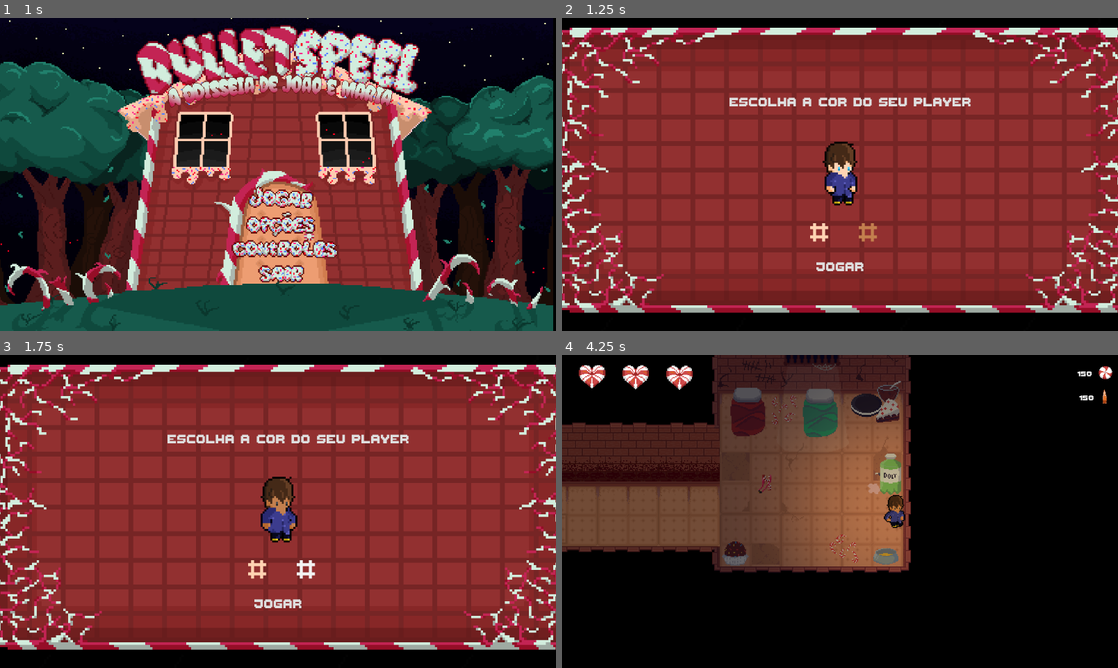
Above: before the commit, frames 1-4 (two rows, left to right).
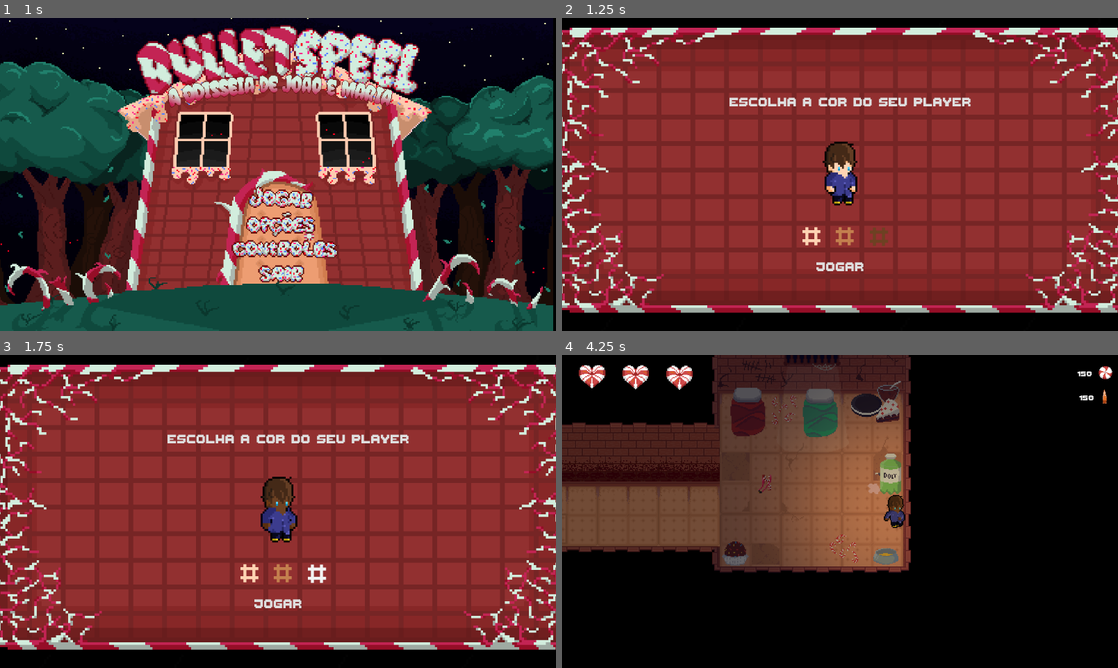
Above: after the commit, the same moments.

Repository: mtab-dev/bulletspeel
Game: Godot game, scene res://scenes/levels/main_menu.tscn
Same seed, same stepped clock (60 frames per second), same inputs: the game is played once before the commit and once after it. Sound files missing from this copy of the repository are replaced by a short silence.
Inputs (mouse positions are in pixels of both pictures, inside the frame that each line leads up to):
- Up to frame 1 (1 s): click (283, 193) at 0.5 s
- Up to frame 2 (1.25 s): no input
- Up to frame 3 (1.75 s): click "#" at 1.25 s
- Up to frame 4 (4.25 s): click "JOGAR" at 2 s; click "APERTE AQUI PARA PULAR" at 2.75 s; move the mouse to (962, 495) at 3.52 s; hold D (right) from 3.53 s (still down); click (962, 495) at 3.67 s

Frame 1 is identical in both runs. In frame 2, 0.5% of the frame differs, in the area x 43-59%, y 65-73%; in frame 3, 0.7%, in the area x 43-59%, y 45-73%; in frame 4, less than 0.1%.

Commit message:
feat: black player addition

Diff:
--- a/project.godot
+++ b/project.godot
@@ -27,7 +27,7 @@
 
 [display]
 
-window/size/mode=2
+window/size/mode=3
 window/size/resizable=false
 window/stretch/mode="viewport"
 
--- a/scenes/player/player.tscn
+++ b/scenes/player/player.tscn
@@ -1,52 +1,93 @@
-[gd_scene load_steps=89 format=3 uid="uid://ixll8salrlv2"]
+[gd_scene load_steps=130 format=3 uid="uid://ixll8salrlv2"]
 
 [ext_resource type="Script" path="res://scripts/player.gd" id="1_qne2s"]
 [ext_resource type="Texture2D" uid="uid://2pw1ydkhu3jl" path="res://sprites/player/jaomoreno/jaoMortin/jaomorreno1.png" id="2_agyhs"]
+[ext_resource type="Texture2D" uid="uid://c41p2iha1bcjm" path="res://sprites/player/jaopreto/jaoMortin/jaomorreno1.png" id="2_qrcdv"]
 [ext_resource type="Texture2D" uid="uid://bfctwe5pkp3ip" path="res://sprites/player/jaomoreno/jaoMortin/jaomorreno2.png" id="3_28062"]
+[ext_resource type="Texture2D" uid="uid://dgml64tdenitj" path="res://sprites/player/jaopreto/jaoMortin/jaomorreno2.png" id="3_ok0ak"]
+[ext_resource type="Texture2D" uid="uid://okd0igk2ab0m" path="res://sprites/player/jaopreto/jaoMortin/jaomorreno3.png" id="4_duj7o"]
 [ext_resource type="Texture2D" uid="uid://8y1fkot038bw" path="res://sprites/player/jaomoreno/jaoMortin/jaomorreno3.png" id="4_ujwue"]
+[ext_resource type="Texture2D" uid="uid://biet42ltd1xu7" path="res://sprites/player/jaopreto/jaoMortin/jaomorreno4.png" id="5_mflqk"]
 [ext_resource type="Texture2D" uid="uid://cg7e001sj3xsq" path="res://sprites/player/jaomoreno/jaoMortin/jaomorreno4.png" id="5_v8xre"]
+[ext_resource type="Texture2D" uid="uid://b3lec4psrd6o5" path="res://sprites/player/jaopreto/jaoMortin/jaomorreno5.png" id="6_gpi01"]
 [ext_resource type="Texture2D" uid="uid://cxh184eu3t4aw" path="res://sprites/player/jaomoreno/jaoMortin/jaomorreno5.png" id="6_hycqf"]
+[ext_resource type="Texture2D" uid="uid://m4l42evj5u1t" path="res://sprites/player/jaopreto/jaoMortin/jaomorreno6.png" id="7_mdwrt"]
 [ext_resource type="Texture2D" uid="uid://b7gis4maa3po8" path="res://sprites/player/jaomoreno/jaoMortin/jaomorreno6.png" id="7_u5goj"]
+[ext_resource type="Texture2D" uid="uid://k2t77sowjwwj" path="res://sprites/player/jaopreto/jaoMortin/jaomorreno7.png" id="8_ef663"]
 [ext_resource type="Texture2D" uid="uid://csioo8ner0wha" path="res://sprites/player/jaomoreno/jaoMortin/jaomorreno7.png" id="8_wmdf7"]
+[ext_resource type="Texture2D" uid="uid://bsrv0e4icon0" path="res://sprites/player/jaopreto/jaoMortin/jaomorreno8.png" id="9_cpjis"]
 [ext_resource type="Texture2D" uid="uid://bdgr65uwu5tfx" path="res://sprites/player/jaomoreno/jaoMortin/jaomorreno8.png" id="9_oy62h"]
 [ext_resource type="Texture2D" uid="uid://bobkotjm5032c" path="res://sprites/player/jaomoreno/jaoMortin/jaomorreno9.png" id="10_2igx8"]
+[ext_resource type="Texture2D" uid="uid://b5ti4egeb5g06" path="res://sprites/player/jaopreto/jaoMortin/jaomorreno9.png" id="10_t5ucs"]
+[ext_resource type="Texture2D" uid="uid://dkwl3lkunccpk" path="res://sprites/player/jaopreto/jaoMortin/jaomorreno10.png" id="11_vc8nm"]
 [ext_resource type="Texture2D" uid="uid://bxp6p0wlo526u" path="res://sprites/player/jaomoreno/jaoMortin/jaomorreno10.png" id="11_vpefi"]
+[ext_resource type="Texture2D" uid="uid://dxj6viwmvofc5" path="res://sprites/player/jaopreto/jaoMortin/jaomorreno11.png" id="12_b4sxx"]
 [ext_resource type="Texture2D" uid="uid://c8w6jstehehpe" path="res://sprites/player/jaomoreno/jaoMortin/jaomorreno11.png" id="12_ynqsw"]
+[ext_resource type="Texture2D" uid="uid://cly516xj8kho" path="res://sprites/player/jaopreto/jaoMortin/jaomorreno12.png" id="13_e2n43"]
 [ext_resource type="Texture2D" uid="uid://dobain5gjl63a" path="res://sprites/player/jaomoreno/jaoMortin/jaomorreno12.png" id="13_e8gs3"]
 [ext_resource type="Texture2D" uid="uid://b2a4laxxug2sk" path="res://sprites/player/jaomoreno/jaoMortin/jaomorreno13.png" id="14_3fdhk"]
+[ext_resource type="Texture2D" uid="uid://cmdkjsy7vt72m" path="res://sprites/player/jaopreto/jaoMortin/jaomorreno13.png" id="14_l257a"]
+[ext_resource type="Texture2D" uid="uid://yjgrdkg13cih" path="res://sprites/player/jaopreto/jaoMortin/jaomorreno14.png" id="15_20rxg"]
 [ext_resource type="Texture2D" uid="uid://8b1xmb2gm7eb" path="res://sprites/player/jaomoreno/jaoMortin/jaomorreno14.png" id="15_oge3s"]
 [ext_resource type="Texture2D" uid="uid://iwfwnfqb3is5" path="res://sprites/player/jaomoreno/jaoMortin/jaomorreno15.png" id="16_hjq0l"]
+[ext_resource type="Texture2D" uid="uid://b8b8nu6wv5pa3" path="res://sprites/player/jaopreto/jaoMortin/jaomorreno15.png" id="16_ipkll"]
+[ext_resource type="Texture2D" uid="uid://cq1ie1yxo6ovd" path="res://sprites/player/jaopreto/jaoandano/jaoandandoFRENTE1.png" id="17_djj4x"]
 [ext_resource type="Texture2D" uid="uid://cd1mt6k2fk46q" path="res://sprites/player/jaomoreno/jaoandano/jaoandandoFRENTE1.png" id="17_sqnu6"]
 [ext_resource type="Script" path="res://scripts/ui/animations.gd" id="18_khfyn"]
+[ext_resource type="Texture2D" uid="uid://jbih112wn5mg" path="res://sprites/player/jaopreto/jaoandano/jaoandandoFRENTE2.png" id="18_o6wkd"]
 [ext_resource type="Texture2D" uid="uid://cklg3ti6k7ih3" path="res://sprites/player/jaomoreno/jaoandano/jaoandandoFRENTE2.png" id="18_tyd7m"]
 [ext_resource type="Texture2D" uid="uid://bejwimvo64y5k" path="res://sprites/player/jaomoreno/jaoandano/jaoandandoFRENTE3.png" id="19_3ceg7"]
+[ext_resource type="Texture2D" uid="uid://dvhehlr3f72au" path="res://sprites/player/jaopreto/jaoandano/jaoandandoFRENTE3.png" id="19_fxaky"]
 [ext_resource type="PackedScene" uid="uid://bmcxw2nppu7n0" path="res://scenes/ui/hud.tscn" id="19_ngtxp"]
 [ext_resource type="Texture2D" uid="uid://r28endu2hdl6" path="res://sprites/player/jaomoreno/jaoandano/jaoandandoFRENTE4.png" id="20_h88at"]
+[ext_resource type="Texture2D" uid="uid://irfooyaupr3h" path="res://sprites/player/jaopreto/jaoandano/jaoandandoFRENTE4.png" id="20_r8s45"]
 [ext_resource type="Texture2D" uid="uid://7xds4s5tfi42" path="res://sprites/player/jaomoreno/jaoandano/jaoandandoFRENTE5.png" id="21_auuks"]
+[ext_resource type="Texture2D" uid="uid://clcmgggjmdjom" path="res://sprites/player/jaopreto/jaoandano/jaoandandoFRENTE5.png" id="21_ruch6"]
 [ext_resource type="Texture2D" uid="uid://uuq6dgwqd0bl" path="res://sprites/player/jaomoreno/jaoandano/jaoandandoFRENTE6.png" id="22_3xn1c"]
+[ext_resource type="Texture2D" uid="uid://oa68qi04dkki" path="res://sprites/player/jaopreto/jaoandano/jaoandandoFRENTE6.png" id="22_uv0t2"]
+[ext_resource type="Texture2D" uid="uid://1jh5twgehce8" path="res://sprites/player/jaopreto/Jaoparado/jaoparado1.png" id="23_6gd6l"]
 [ext_resource type="Texture2D" uid="uid://crqyjpv2p15xt" path="res://sprites/player/jaomoreno/Jaoparado/jaoparado1.png" id="23_ky4if"]
 [ext_resource type="Texture2D" uid="uid://texr7ix83oq8" path="res://sprites/player/jaomoreno/Jaoparado/jaoparado2.png" id="24_ydtrs"]
+[ext_resource type="Texture2D" uid="uid://cy70li6wkamli" path="res://sprites/player/jaopreto/Jaoparado/jaoparado2.png" id="24_yfc87"]
 [ext_resource type="Texture2D" uid="uid://ypwnyx7cauid" path="res://sprites/player/jaomoreno/Jaoparado/jaoparado3.png" id="25_vmywd"]
+[ext_resource type="Texture2D" uid="uid://6clqj8v3a5nb" path="res://sprites/player/jaopreto/Jaoparado/jaoparado3.png" id="25_ynjq3"]
 [ext_resource type="Texture2D" uid="uid://c0km8lvngh8lb" path="res://sprites/player/jaomoreno/Jaoparado/jaoparado4.png" id="26_4msq7"]
+[ext_resource type="Texture2D" uid="uid://dcvra41ej2s66" path="res://sprites/player/jaopreto/Jaoparado/jaoparado4.png" id="26_p28sd"]
+[ext_resource type="Texture2D" uid="uid://br2yhtpqlenvs" path="res://sprites/player/jaopreto/Jaoparado/jaoparado5.png" id="27_1chvg"]
 [ext_resource type="Texture2D" uid="uid://c5xx8aa3s2cc" path="res://sprites/player/jaomoreno/Jaoparado/jaoparado5.png" id="27_blbwn"]
 [ext_resource type="AudioStream" uid="uid://dn16hwrf6rnmt" path="res://assets/fx/effects/playerDamage.mp3" id="28_dfbwl"]
+[ext_resource type="Texture2D" uid="uid://bvwjni7lx8jdp" path="res://sprites/player/jaopreto/Jaoparado/jaoparado6.png" id="28_kds0g"]
 [ext_resource type="Texture2D" uid="uid://d22weuf6pmxf7" path="res://sprites/player/jaomoreno/Jaoparado/jaoparado6.png" id="28_rr04u"]
 [ext_resource type="Texture2D" uid="uid://b5hmplcy3j70f" path="res://assets/particles/light.png" id="29_7m3hi"]
 [ext_resource type="Texture2D" uid="uid://bx3qp3qygexmb" path="res://sprites/player/jaomoreno/Jaoparado/jaoparado7.png" id="29_ibpuq"]
+[ext_resource type="Texture2D" uid="uid://dbmn6f17yvxes" path="res://sprites/player/jaopreto/Jaoparado/jaoparado7.png" id="29_q5fva"]
+[ext_resource type="Texture2D" uid="uid://dndu8ydtows8x" path="res://sprites/player/jaopreto/Jaoparado/jaoparado8.png" id="30_4r8o2"]
 [ext_resource type="Texture2D" uid="uid://blnag6tm3k32t" path="res://sprites/player/jaomoreno/Jaoparado/jaoparado8.png" id="30_v6kyc"]
 [ext_resource type="Texture2D" uid="uid://dlerk1bu3n5wc" path="res://sprites/player/jaomoreno/jaoandano/jaoandano1.png" id="31_hurqc"]
+[ext_resource type="Texture2D" uid="uid://fyjju4o87do2" path="res://sprites/player/jaopreto/jaoandano/jaoandano1.png" id="31_pefjs"]
+[ext_resource type="Texture2D" uid="uid://ct235jlpa2ua6" path="res://sprites/player/jaopreto/jaoandano/jaoandano2.png" id="32_rmllr"]
 [ext_resource type="Texture2D" uid="uid://ckr6ayokmbuc4" path="res://sprites/player/jaomoreno/jaoandano/jaoandano2.png" id="32_wsfq8"]
 [ext_resource type="Texture2D" uid="uid://br4kj3ps15mof" path="res://sprites/player/jaomoreno/jaoandano/jaoandano3.png" id="33_6hxn6"]
+[ext_resource type="Texture2D" uid="uid://jg5pmhdgjn1p" path="res://sprites/player/jaopreto/jaoandano/jaoandano3.png" id="33_cogyy"]
 [ext_resource type="Texture2D" uid="uid://cbfrw4uugq4nk" path="res://sprites/player/jaomoreno/jaoandano/jaoandano4.png" id="34_hsqkk"]
+[ext_resource type="Texture2D" uid="uid://ut7ab23qwvi7" path="res://sprites/player/jaopreto/jaoandano/jaoandano4.png" id="34_n6vbr"]
+[ext_resource type="Texture2D" uid="uid://b3t18pu3yfevy" path="res://sprites/player/jaopreto/jaoandano/jaoandano5.png" id="35_bp7lb"]
 [ext_resource type="Texture2D" uid="uid://b54xov6h3gure" path="res://sprites/player/jaomoreno/jaoandano/jaoandano5.png" id="35_de10q"]
 [ext_resource type="AudioStream" uid="uid://bhdj607ormie" path="res://assets/fx/effects/walkingSound.mp3" id="35_xk8qx"]
 [ext_resource type="Texture2D" uid="uid://b24fumktkmy68" path="res://sprites/player/jaomoreno/jaoandano/jaoandano6.png" id="36_7ebyk"]
+[ext_resource type="Texture2D" uid="uid://biurujsmrr5fk" path="res://sprites/player/jaopreto/jaoandano/jaoandano6.png" id="36_7uu40"]
 [ext_resource type="Texture2D" uid="uid://cd3wcm0bxtfk5" path="res://sprites/player/jaomoreno/jaoandano/jaoandandoCOSTAs1.png" id="37_eb7o7"]
+[ext_resource type="Texture2D" uid="uid://naoh6mfyn6f5" path="res://sprites/player/jaopreto/jaoandano/jaoandandoCOSTAs1.png" id="37_wnsfk"]
 [ext_resource type="Texture2D" uid="uid://c60nwwdg10q6b" path="res://sprites/player/jaomoreno/jaoandano/jaoandandoCOSTAs2.png" id="38_g3o13"]
+[ext_resource type="Texture2D" uid="uid://b51703tkof2a4" path="res://sprites/player/jaopreto/jaoandano/jaoandandoCOSTAs2.png" id="38_wryno"]
 [ext_resource type="Texture2D" uid="uid://85c5kjkjudh5" path="res://sprites/player/jaomoreno/jaoandano/jaoandandoCOSTAs3.png" id="39_6hxet"]
+[ext_resource type="Texture2D" uid="uid://dw80cxlk3xaki" path="res://sprites/player/jaopreto/jaoandano/jaoandandoCOSTAs3.png" id="39_i8iwh"]
 [ext_resource type="Texture2D" uid="uid://dwg5orqifc7ps" path="res://sprites/player/jaomoreno/jaoandano/jaoandandoCOSTAs4.png" id="40_edjtr"]
+[ext_resource type="Texture2D" uid="uid://chk008r8sbjb3" path="res://sprites/player/jaopreto/jaoandano/jaoandandoCOSTAs4.png" id="40_qqawa"]
 [ext_resource type="Texture2D" uid="uid://yv2g7un3l8tw" path="res://sprites/player/jaomoreno/jaoandano/jaoandandoCOSTAs5.png" id="41_0ad28"]
+[ext_resource type="Texture2D" uid="uid://c4jxbxxu55vwi" path="res://sprites/player/jaopreto/jaoandano/jaoandandoCOSTAs5.png" id="41_jxrn2"]
 [ext_resource type="Texture2D" uid="uid://bf8u743cf4043" path="res://sprites/player/jaomoreno/jaoandano/jaoandandoCOSTAs6.png" id="42_dwooh"]
+[ext_resource type="Texture2D" uid="uid://dnisf7oldokyg" path="res://sprites/player/jaopreto/jaoandano/jaoandandoCOSTAs6.png" id="42_fne7g"]
 [ext_resource type="Texture2D" uid="uid://fs45em8tpxhg" path="res://sprites/player/jaobranco/jaoMortin/jaomorreno1.png" id="43_5gphj"]
 [ext_resource type="Texture2D" uid="uid://ss7s0ji1v46r" path="res://sprites/player/jaobranco/jaoMortin/jaomorreno2.png" id="44_nksep"]
 [ext_resource type="Texture2D" uid="uid://dxkwnnsabvwxf" path="res://sprites/player/jaobranco/jaoMortin/jaomorreno3.png" id="45_lx68m"]
@@ -94,6 +135,154 @@
 animations = [{
 "frames": [{
 "duration": 1.0,
+"texture": ExtResource("2_qrcdv")
+}, {
+"duration": 1.0,
+"texture": ExtResource("3_ok0ak")
+}, {
+"duration": 1.0,
+"texture": ExtResource("4_duj7o")
+}, {
+"duration": 1.0,
+"texture": ExtResource("5_mflqk")
+}, {
+"duration": 1.0,
+"texture": ExtResource("6_gpi01")
+}, {
+"duration": 1.0,
+"texture": ExtResource("7_mdwrt")
+}, {
+"duration": 1.0,
+"texture": ExtResource("8_ef663")
+}, {
+"duration": 1.0,
+"texture": ExtResource("9_cpjis")
+}, {
+"duration": 1.0,
+"texture": ExtResource("10_t5ucs")
+}, {
+"duration": 1.0,
+"texture": ExtResource("11_vc8nm")
+}, {
+"duration": 1.0,
+"texture": ExtResource("12_b4sxx")
+}, {
+"duration": 1.0,
+"texture": ExtResource("13_e2n43")
+}, {
+"duration": 1.0,
+"texture": ExtResource("14_l257a")
+}, {
+"duration": 1.0,
+"texture": ExtResource("15_20rxg")
+}, {
+"duration": 1.0,
+"texture": ExtResource("16_ipkll")
+}],
+"loop": false,
+"name": &"blackDeath",
+"speed": 8.0
+}, {
+"frames": [{
+"duration": 1.0,
+"texture": ExtResource("17_djj4x")
+}, {
+"duration": 1.0,
+"texture": ExtResource("18_o6wkd")
+}, {
+"duration": 1.0,
+"texture": ExtResource("19_fxaky")
+}, {
+"duration": 1.0,
+"texture": ExtResource("20_r8s45")
+}, {
+"duration": 1.0,
+"texture": ExtResource("21_ruch6")
+}, {
+"duration": 1.0,
+"texture": ExtResource("22_uv0t2")
+}],
+"loop": true,
+"name": &"blackDown",
+"speed": 6.0
+}, {
+"frames": [{
+"duration": 1.0,
+"texture": ExtResource("23_6gd6l")
+}, {
+"duration": 1.0,
+"texture": ExtResource("24_yfc87")
+}, {
+"duration": 1.0,
+"texture": ExtResource("25_ynjq3")
+}, {
+"duration": 1.0,
+"texture": ExtResource("26_p28sd")
+}, {
+"duration": 1.0,
+"texture": ExtResource("27_1chvg")
+}, {
+"duration": 1.0,
+"texture": ExtResource("28_kds0g")
+}, {
+"duration": 1.0,
+"texture": ExtResource("29_q5fva")
+}, {
+"duration": 1.0,
+"texture": ExtResource("30_4r8o2")
+}],
+"loop": true,
+"name": &"blackIdle",
+"speed": 8.0
+}, {
+"frames": [{
+"duration": 1.0,
+"texture": ExtResource("31_pefjs")
+}, {
+"duration": 1.0,
+"texture": ExtResource("32_rmllr")
+}, {
+"duration": 1.0,
+"texture": ExtResource("33_cogyy")
+}, {
+"duration": 1.0,
+"texture": ExtResource("34_n6vbr")
+}, {
+"duration": 1.0,
+"texture": ExtResource("35_bp7lb")
+}, {
+"duration": 1.0,
+"texture": ExtResource("36_7uu40")
+}],
+"loop": true,
+"name": &"blackRun",
+"speed": 6.0
+}, {
+"frames": [{
+"duration": 1.0,
+"texture": ExtResource("37_wnsfk")
+}, {
+"duration": 1.0,
+"texture": ExtResource("38_wryno")
+}, {
+"duration": 1.0,
+"texture": ExtResource("39_i8iwh")
+}, {
+"duration": 1.0,
+"texture": ExtResource("40_qqawa")
+}, {
+"duration": 1.0,
+"texture": ExtResource("41_jxrn2")
+}, {
+"duration": 1.0,
+"texture": ExtResource("42_fne7g")
+}],
+"loop": true,
+"name": &"blackUp",
+"speed": 6.0
+}, {
+"frames": [{
+"duration": 1.0,
 "texture": ExtResource("2_agyhs")
 }, {
 "duration": 1.0,
@@ -402,7 +591,8 @@
 process_mode = 3
 position = Vector2(2, 4)
 sprite_frames = SubResource("SpriteFrames_yr8oj")
-animation = &"midIdle"
+animation = &"blackRun"
+frame_progress = 0.70856
 script = ExtResource("18_khfyn")
 player = NodePath("..")
 
--- a/scenes/ui/chosePlayer.tscn
+++ b/scenes/ui/chosePlayer.tscn
@@ -1,15 +1,23 @@
-[gd_scene load_steps=22 format=3 uid="uid://caq6g7ot52f6i"]
+[gd_scene load_steps=30 format=3 uid="uid://caq6g7ot52f6i"]
 
 [ext_resource type="Script" path="res://scripts/ui/chosePlayer.gd" id="1_o5jkr"]
 [ext_resource type="Texture2D" uid="uid://dwu18gldx5boy" path="res://sprites/ui/menu/pauseOverlay.webp" id="1_qgvrw"]
+[ext_resource type="Texture2D" uid="uid://1jh5twgehce8" path="res://sprites/player/jaopreto/Jaoparado/jaoparado1.png" id="3_8l0ou"]
 [ext_resource type="Texture2D" uid="uid://crqyjpv2p15xt" path="res://sprites/player/jaomoreno/Jaoparado/jaoparado1.png" id="3_45b2n"]
 [ext_resource type="Texture2D" uid="uid://texr7ix83oq8" path="res://sprites/player/jaomoreno/Jaoparado/jaoparado2.png" id="4_gqmmg"]
+[ext_resource type="Texture2D" uid="uid://cy70li6wkamli" path="res://sprites/player/jaopreto/Jaoparado/jaoparado2.png" id="4_iinqr"]
 [ext_resource type="Texture2D" uid="uid://ypwnyx7cauid" path="res://sprites/player/jaomoreno/Jaoparado/jaoparado3.png" id="5_5q26r"]
+[ext_resource type="Texture2D" uid="uid://6clqj8v3a5nb" path="res://sprites/player/jaopreto/Jaoparado/jaoparado3.png" id="5_xprp6"]
 [ext_resource type="Texture2D" uid="uid://c0km8lvngh8lb" path="res://sprites/player/jaomoreno/Jaoparado/jaoparado4.png" id="6_6whfl"]
+[ext_resource type="Texture2D" uid="uid://dcvra41ej2s66" path="res://sprites/player/jaopreto/Jaoparado/jaoparado4.png" id="6_fgm3o"]
+[ext_resource type="Texture2D" uid="uid://br2yhtpqlenvs" path="res://sprites/player/jaopreto/Jaoparado/jaoparado5.png" id="7_r5wwh"]
 [ext_resource type="Texture2D" uid="uid://c5xx8aa3s2cc" path="res://sprites/player/jaomoreno/Jaoparado/jaoparado5.png" id="7_t8d7g"]
 [ext_resource type="Texture2D" uid="uid://d22weuf6pmxf7" path="res://sprites/player/jaomoreno/Jaoparado/jaoparado6.png" id="8_0vg1d"]
+[ext_resource type="Texture2D" uid="uid://bvwjni7lx8jdp" path="res://sprites/player/jaopreto/Jaoparado/jaoparado6.png" id="8_ravc7"]
+[ext_resource type="Texture2D" uid="uid://dbmn6f17yvxes" path="res://sprites/player/jaopreto/Jaoparado/jaoparado7.png" id="9_08oqx"]
 [ext_resource type="Texture2D" uid="uid://bx3qp3qygexmb" path="res://sprites/player/jaomoreno/Jaoparado/jaoparado7.png" id="9_fnah6"]
 [ext_resource type="Texture2D" uid="uid://blnag6tm3k32t" path="res://sprites/player/jaomoreno/Jaoparado/jaoparado8.png" id="10_cmt4j"]
+[ext_resource type="Texture2D" uid="uid://dndu8ydtows8x" path="res://sprites/player/jaopreto/Jaoparado/jaoparado8.png" id="10_m4xi8"]
 [ext_resource type="Texture2D" uid="uid://n2n481dwfbrv" path="res://sprites/player/jaobranco/Jaoparado/jaoparado1.png" id="11_rtnpo"]
 [ext_resource type="Texture2D" uid="uid://bfc2dgqjfdk18" path="res://sprites/player/jaobranco/Jaoparado/jaoparado2.png" id="12_pvm6n"]
 [ext_resource type="Texture2D" uid="uid://cg85ks26y0qej" path="res://sprites/player/jaobranco/Jaoparado/jaoparado3.png" id="13_li222"]
@@ -25,6 +33,35 @@
 animations = [{
 "frames": [{
 "duration": 1.0,
+"texture": ExtResource("3_8l0ou")
+}, {
+"duration": 1.0,
+"texture": ExtResource("4_iinqr")
+}, {
+"duration": 1.0,
+"texture": ExtResource("5_xprp6")
+}, {
+"duration": 1.0,
+"texture": ExtResource("6_fgm3o")
+}, {
+"duration": 1.0,
+"texture": ExtResource("7_r5wwh")
+}, {
+"duration": 1.0,
+"texture": ExtResource("8_ravc7")
+}, {
+"duration": 1.0,
+"texture": ExtResource("9_08oqx")
+}, {
+"duration": 1.0,
+"texture": ExtResource("10_m4xi8")
+}],
+"loop": true,
+"name": &"blackIdle",
+"speed": 6.0
+}, {
+"frames": [{
+"duration": 1.0,
 "texture": ExtResource("3_45b2n")
 }, {
 "duration": 1.0,
@@ -100,7 +137,7 @@
 position = Vector2(584, 340)
 scale = Vector2(4, 4)
 sprite_frames = SubResource("SpriteFrames_f6r56")
-animation = &"midIdle"
+animation = &"blackIdle"
 
 [node name="startBtn" type="Button" parent="."]
 layout_mode = 0
@@ -114,10 +151,10 @@
 
 [node name="midColor" type="Button" parent="."]
 layout_mode = 0
-offset_left = 606.0
-offset_top = 402.0
-offset_right = 669.0
-offset_bottom = 494.0
+offset_left = 558.0
+offset_top = 410.0
+offset_right = 621.0
+offset_bottom = 502.0
 mouse_default_cursor_shape = 2
 theme = ExtResource("19_2isa1")
 theme_override_colors/font_color = Color(0.764706, 0.498039, 0.305882, 1)
@@ -125,12 +162,25 @@
 text = "#"
 flat = true
 
+[node name="blackColor" type="Button" parent="."]
+layout_mode = 0
+offset_left = 629.0
+offset_top = 411.0
+offset_right = 692.0
+offset_bottom = 503.0
+mouse_default_cursor_shape = 2
+theme = ExtResource("19_2isa1")
+theme_override_colors/font_color = Color(0.427451, 0.254902, 0.133333, 1)
+theme_override_font_sizes/font_size = 100
+text = "#"
+flat = true
+
 [node name="whiteColor" type="Button" parent="."]
 layout_mode = 0
-offset_left = 497.0
-offset_top = 402.0
-offset_right = 575.0
-offset_bottom = 494.0
+offset_left = 481.0
+offset_top = 410.0
+offset_right = 559.0
+offset_bottom = 502.0
 mouse_default_cursor_shape = 2
 theme = ExtResource("19_2isa1")
 theme_override_colors/font_color = Color(1, 0.827451, 0.701961, 1)
@@ -154,4 +204,5 @@
 
 [connection signal="pressed" from="startBtn" to="." method="_on_start_btn_pressed"]
 [connection signal="pressed" from="midColor" to="." method="_on_mid_color_pressed"]
+[connection signal="pressed" from="blackColor" to="." method="_on_black_color_pressed"]
 [connection signal="pressed" from="whiteColor" to="." method="_on_white_color_pressed"]
--- a/scripts/ui/animations.gd
+++ b/scripts/ui/animations.gd
@@ -9,6 +9,8 @@
 			play("whiteDeath")
 		if Global.playerColor == 'M':
 			play("midDeath")
+		if Global.playerColor == 'B':
+			play("blackDeath")
 		is_dead = true
 		return
 
@@ -33,11 +35,15 @@
 			play("whiteUp")
 		if Global.playerColor == 'M':
 			play("midUp")
+		if Global.playerColor == 'B':
+			play("blackUp")
 	elif direction.y > 0:
 		if Global.playerColor == 'W':
 			play("whiteDown")
 		if Global.playerColor == 'M':
 			play("midDown")
+		if Global.playerColor == 'B':
+			play("blackDown")
 
 
 func horizontal_behavior(direction: Vector2) -> void:
@@ -46,9 +52,13 @@
 			play("whiteRun")
 		if Global.playerColor == 'M':
 			play("midRun")
+		if Global.playerColor == 'B':
+			play("blackRun")
 
 func idle_behavior() -> void:
 	if Global.playerColor == 'W':
 		play("whiteIdle")
 	if Global.playerColor == 'M':
 		play("midIdle")
+	if Global.playerColor == 'B':
+		play("blackIdle")
--- a/scripts/ui/chosePlayer.gd
+++ b/scripts/ui/chosePlayer.gd
@@ -34,3 +34,8 @@
 func _on_start_btn_pressed() -> void:
 	selectFx.play()
 	get_tree().change_scene_to_file("res://scenes/ui/introduction.tscn")
+
+
+func _on_black_color_pressed() -> void:
+	Global.playerColor = 'B'
+	anim.play('blackIdle')
Binary file added: sprites/player/jaopreto/Jaoparado/jaoparado1.png
Not shown, added: sprites/player/jaopreto/Jaoparado/jaoparado1.png.import
Binary file added: sprites/player/jaopreto/Jaoparado/jaoparado2.png
Not shown, added: sprites/player/jaopreto/Jaoparado/jaoparado2.png.import
Binary file added: sprites/player/jaopreto/Jaoparado/jaoparado3.png
Not shown, added: sprites/player/jaopreto/Jaoparado/jaoparado3.png.import
Binary file added: sprites/player/jaopreto/Jaoparado/jaoparado4.png
Not shown, added: sprites/player/jaopreto/Jaoparado/jaoparado4.png.import
Binary file added: sprites/player/jaopreto/Jaoparado/jaoparado5.png
Not shown, added: sprites/player/jaopreto/Jaoparado/jaoparado5.png.import
Binary file added: sprites/player/jaopreto/Jaoparado/jaoparado6.png
Not shown, added: sprites/player/jaopreto/Jaoparado/jaoparado6.png.import
(and 71 more such lines)
